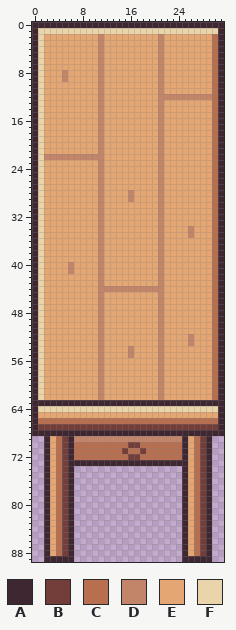
Pixel-art file, stored at art-src/aseprite/table_right.aseprite. The picture above was drawn from the file before the commit.
32x90 pixels, 1 frame.
Palette (. is transparent): A #3e2731  B #733e39  C #b86f50  D #c28569  E #e4a672  F #ead4aa
Pixels before (only the part around the change), first column x 0:
64 AFFFFFFFFFFFFFFFFFFFFFFFFFFFFFFA
65 AEEEEEEEEEEEEEEEEEEEEEEEEEEEEEEA
66 ACCCCCCCCCCCCCCCCCCCCCCCCCCCCCCA
67 ABBBBBBBBBBBBBBBBBBBBBBBBBBBBBBA
68 AAAAAAAAAAAAAAAAAAAAAAAAAAAAAAAA
69 ..AECBADDDDDDDDDDDDDDDDDDAECBA..
70 ..AECBACCCCCCCCCBBCCCCCCCAECBA..
71 ..AECBACCCCCCCCBCCBCCCCCCAECBA..
72 ..AECBACCCCCCCCCBBCCCCCCCAECBA..
73 ..AECBAAAAAAAAAAAAAAAAAAAAECBA..
74 ..AECBA..................AECBA..
75 ..AECBA..................AECBA..
76 ..AECBA..................AECBA..
77 ..AECBA..................AECBA..
78 ..AECBA..................AECBA..
79 ..AECBA..................AECBA..
80 ..AECBA..................AECBA..
81 ..AECBA..................AECBA..
82 ..AECBA..................AECBA..
83 ..AECBA..................AECBA..
84 ..AECBA..................AECBA..
85 ..AECBA..................AECBA..
86 ..AECBA..................AECBA..
87 ..AECBA..................AECBA..
After the commit:
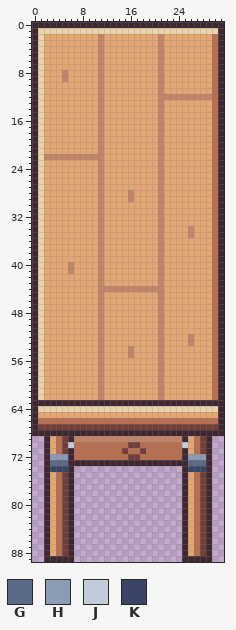
Colours new in this view: G #5a6988  H #8b9bb4  J #c0cbdc  K #3a4466
Edits made:
y 70: x 6 A -> J; x 25 A -> J
y 72: x 3..5 ECB -> HHH; x 26..28 ECB -> HHH
y 73: x 3..5 ECB -> GGG; x 26..28 ECB -> GGG
y 74: x 3..5 ECB -> KKK; x 26..28 ECB -> KKK
Boxes around the changes in both pictures, in picture pixels (x1, y1, x2, y2):
changed: (50, 442, 74, 472)
changed: (182, 442, 206, 472)
